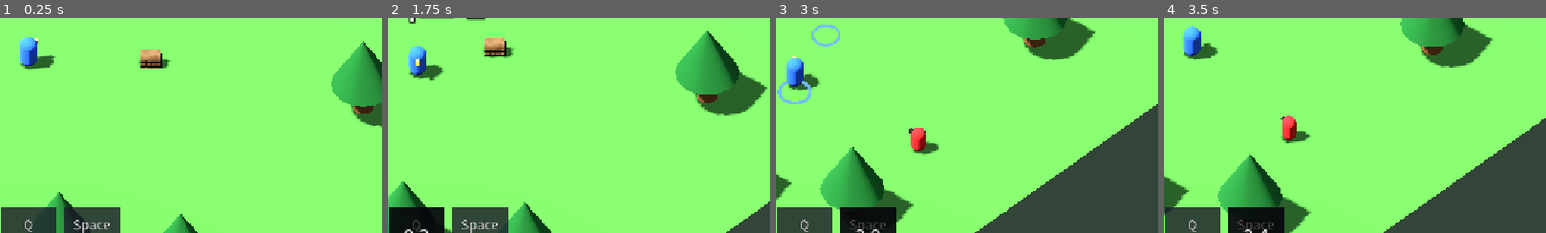
Above: before the commit, frames 1-4 (left to right).
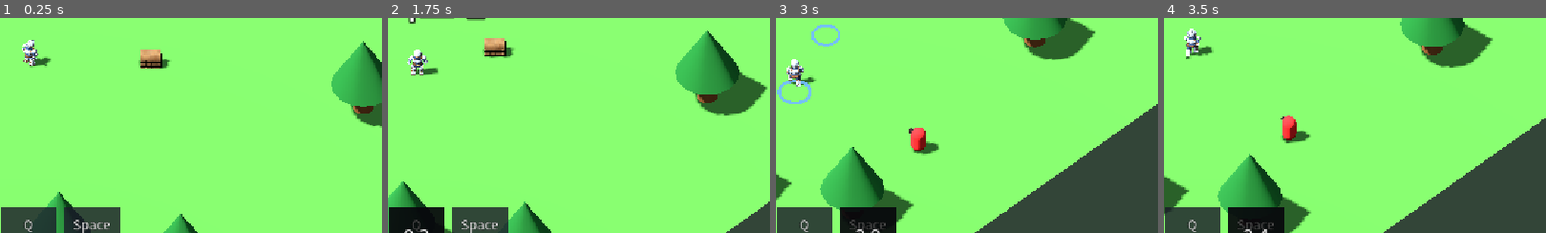
Above: after the commit, the same moments.

Repository: nugurejeil/hadesClone
Game: Godot game, scene res://scenes/Main.tscn
Same seed, same stepped clock (60 frames per second), same inputs: the game is played once before the commit and once after it.
Inputs (mouse positions are % of the whole screen's width and height, from its top left):
- Up to frame 1 (0.25 s): no input
- Up to frame 2 (1.75 s): tap Enter at 0.5 s; move the mouse to (72, 45) at 0.52 s; hold D (move_right) 0.53-1.28 s; hold Right mouse button (attack_melee) 0.53-1.28 s; move the mouse to (30, 55) at 1.27 s; hold S (move_down) from 1.28 s (still down); tap Q (cast_missile) at 1.35 s
- Up to frame 3 (3 s): move the mouse to (60, 28) at 2.02 s; release S (move_down) at 2.03 s; press the mouse at (60, 28) at 2.03 s; hold D (move_right) 2.03-2.78 s; move the mouse to (45, 70) at 2.77 s; release the mouse at (45, 70) at 2.78 s; hold W (move_up) from 2.78 s (still down); tap Space (teleport) at 2.85 s
- Up to frame 4 (3.5 s): keep holding W (move_up)
The pictures show only the part of the screen within x 46-96%, y 39-89%; the shares and areas given below are measured in that part.

The runs differ from the first frame. In frame 1, 0.8% of the frame differs, in the area x 5-15%, y 8-24%; in frame 2, 0.8%; in frame 3, 0.8%; in frame 4, 0.8%, in the area x 5-15%, y 3-20%.

Commit message:
꼬마 기사 완성: 모델, 뼈, 동작 4개
Co-Authored-By: Claude Opus 5.5 <noreply@anthropic.com>

Diff:
--- a/project.godot
+++ b/project.godot
@@ -80,8 +80,8 @@
 
 [physics]
 
+3d/physics_engine="Jolt Physics"
 common/physics_interpolation=true
-3d/physics_engine="Jolt Physics"
 jolt_physics_3d/simulation/areas_detect_static_bodies=true
 
 [rendering]
--- a/scenes/Player.tscn
+++ b/scenes/Player.tscn
@@ -1,26 +1,12 @@
-[gd_scene load_steps=8 format=3]
+[gd_scene load_steps=5 format=3]
 
 [ext_resource type="Script" path="res://scripts/Player.gd" id="1_script"]
 [ext_resource type="PackedScene" path="res://scenes/MagicMissile.tscn" id="2_missile"]
+[ext_resource type="PackedScene" uid="uid://ccq8inej7qdt" path="res://assets/characters/knight.glb" id="3_knight"]
 
 [sub_resource type="CapsuleShape3D" id="Shape"]
 radius = 0.4
 height = 1.6
-
-[sub_resource type="StandardMaterial3D" id="BodyMat"]
-albedo_color = Color(0.2, 0.42, 0.95, 1)
-
-[sub_resource type="CapsuleMesh" id="BodyMesh"]
-material = SubResource("BodyMat")
-radius = 0.4
-height = 1.6
-
-[sub_resource type="StandardMaterial3D" id="NoseMat"]
-albedo_color = Color(0.98, 0.85, 0.35, 1)
-
-[sub_resource type="BoxMesh" id="NoseMesh"]
-material = SubResource("NoseMat")
-size = Vector3(0.2, 0.2, 0.3)
 
 [node name="Player" type="CharacterBody3D" groups=["player"]]
 collision_layer = 2
@@ -35,10 +21,5 @@
 
 [node name="Visual" type="Node3D" parent="."]
 
-[node name="Body" type="MeshInstance3D" parent="Visual"]
-transform = Transform3D(1, 0, 0, 0, 1, 0, 0, 0, 1, 0, 0.8, 0)
-mesh = SubResource("BodyMesh")
-
-[node name="Nose" type="MeshInstance3D" parent="Visual"]
-transform = Transform3D(1, 0, 0, 0, 1, 0, 0, 0, 1, 0, 1.15, -0.42)
-mesh = SubResource("NoseMesh")
+[node name="Knight" parent="Visual" instance=ExtResource("3_knight")]
+transform = Transform3D(-1, 0, 0, 0, 1, 0, 0, 0, -1, 0, 0, 0)
--- /dev/null
+++ b/scenes/test/ModelPreview.gd
@@ -0,0 +1,37 @@
+extends Node3D
+## 새 캐릭터 모델 확인용 씬. 모델 크기에 맞춰 카메라를 잡고, 애니메이션이 있으면 재생한다.
+## `-- --shot=경로.png` 를 붙여 실행하면 스크린샷을 찍고 종료한다.
+
+@onready var model: Node3D = $Model
+@onready var camera: Camera3D = $Camera3D
+
+
+func _ready() -> void:
+	var aabb := _world_aabb(model)
+	print("모델 크기: ", aabb.size, "  위치: ", aabb.position)
+	var center := aabb.get_center()
+	var radius := aabb.size.length() * 0.5
+	camera.look_at_from_position(center + Vector3(0.6, 0.35, 1.0).normalized() * radius * 2.6, center)
+
+	var player := model.find_child("AnimationPlayer", true, false) as AnimationPlayer
+	if player:
+		var names := player.get_animation_list()
+		print("애니메이션: ", names)
+		if not names.is_empty():
+			player.play(names[0])
+
+	for arg in OS.get_cmdline_user_args():
+		if arg.begins_with("--shot="):
+			await get_tree().create_timer(0.5).timeout
+			get_viewport().get_texture().get_image().save_png(arg.trim_prefix("--shot="))
+			get_tree().quit()
+
+
+func _world_aabb(node: Node) -> AABB:
+	var result := AABB()
+	var first := true
+	for mesh in node.find_children("*", "MeshInstance3D", true, false):
+		var box: AABB = mesh.global_transform * mesh.get_aabb()
+		result = box if first else result.merge(box)
+		first = false
+	return result
--- /dev/null
+++ b/scenes/test/ModelPreview.tscn
@@ -0,0 +1,37 @@
+[gd_scene load_steps=6 format=3]
+
+[ext_resource type="Script" path="res://scenes/test/ModelPreview.gd" id="1_script"]
+[ext_resource type="PackedScene" uid="uid://ccq8inej7qdt" path="res://assets/characters/knight.glb" id="2_model"]
+
+[sub_resource type="StandardMaterial3D" id="GroundMaterial"]
+albedo_color = Color(0.3, 0.52, 0.22, 1)
+
+[sub_resource type="PlaneMesh" id="GroundMesh"]
+material = SubResource("GroundMaterial")
+size = Vector2(10, 10)
+
+[sub_resource type="Environment" id="Env"]
+background_mode = 1
+background_color = Color(0.55, 0.7, 0.85, 1)
+ambient_light_source = 2
+ambient_light_color = Color(0.8, 0.8, 0.85, 1)
+ambient_light_energy = 0.6
+
+[node name="ModelPreview" type="Node3D"]
+script = ExtResource("1_script")
+
+[node name="WorldEnvironment" type="WorldEnvironment" parent="."]
+environment = SubResource("Env")
+
+[node name="Sun" type="DirectionalLight3D" parent="."]
+transform = Transform3D(0.866, -0.354, 0.354, 0, 0.707, 0.707, -0.5, -0.612, 0.612, 0, 5, 0)
+shadow_enabled = true
+
+[node name="Ground" type="MeshInstance3D" parent="."]
+mesh = SubResource("GroundMesh")
+
+[node name="Model" parent="." instance=ExtResource("2_model")]
+
+[node name="Camera3D" type="Camera3D" parent="."]
+transform = Transform3D(1, 0, 0, 0, 1, 0, 0, 0, 1, 0, 1, 3)
+current = true
--- a/scripts/Chest.gd
+++ b/scripts/Chest.gd
@@ -1,5 +1,6 @@
 extends StaticBody3D
-## 보물상자. 플레이어가 Trigger 영역에 들어오면 뚜껑 여는 애니메이션을 한 번만 재생한다.
+## 보물상자. 플레이어가 Trigger 영역에 들어오면 뚜껑 여는 애니메이션을 한 번만 재생하고,
+## 뚜껑이 다 열리면 플레이어가 검을 든다.
 ## 나무처럼 "tree" 그룹에 넣어 두어, 플레이어와 적이 부딪히면 Steering이 옆으로 비켜 가게 한다.
 
 @export var open_animation := &"open"
@@ -15,7 +16,10 @@
 
 
 func _on_trigger_body_entered(body: Node3D) -> void:
-	if _opened or not body.is_in_group("player"):
+	var player := body as Player
+	if _opened or player == null:
 		return
 	_opened = true
 	_anim.play(open_animation)
+	await _anim.animation_finished
+	player.equip_sword()
--- a/scripts/Player.gd
+++ b/scripts/Player.gd
@@ -1,7 +1,8 @@
 class_name Player
 extends CharacterBody3D
-## 플레이어(마법사): 좌클릭/WASD 이동, 우클릭 근접 공격, Q 매직 미사일, Space 순간이동.
+## 플레이어(기사): 좌클릭/WASD 이동, 우클릭 근접 공격, Q 매직 미사일, Space 순간이동.
 ## 공격과 순간이동은 모두 마우스 커서가 가리키는 바닥 지점 쪽으로 나간다.
+## 움직이면 달리기(run), 공격하면 주먹질(punch) 또는 검을 든 뒤엔 칼질(sword-slash) 동작을 한다.
 
 signal died
 signal health_changed(current: int, maximum: int)
@@ -36,6 +37,15 @@
 @export var teleport_distance := 4.0
 @export var teleport_invincible_time := 0.3
 @export var teleport_cooldown := 3.0
+
+@export_group("Knight")
+## 검을 들고 있는지. 처음엔 없고, 보물상자가 열리면 equip_sword()로 든다.
+@export var has_sword := false
+## 공격 동작(punch, sword-slash)을 이 시간 안에 끝나도록 빠르게 재생한다
+@export var attack_anim_time := 0.4
+@export var run_anim_speed := 1.0
+## 멈춰 있을 때 보여 줄 달리기 동작의 시점(초). 걷기·대기 동작 없이 이 자세로 선다.
+@export var idle_pose_time := 0.1
 
 @export_group("")
 @export var projectiles: Node3D
@@ -57,13 +67,21 @@
 var _missile_left := 0.0
 var _teleport_left := 0.0
 var _dead := false
+var _moving := false
+var _attack_anim_left := 0.0
+## 지금 보여 주는 동작: &"run", &"idle", &"attack"
+var _anim_state := &""
 
 @onready var _visual: Node3D = $Visual
 @onready var _shape: CollisionShape3D = $CollisionShape3D
+@onready var _anim: AnimationPlayer = $Visual/Knight/AnimationPlayer
+@onready var _sword: Node3D = $Visual/Knight.find_child("Sword") as Node3D
 
 
 func _ready() -> void:
 	health = max_health
+	_sword.visible = has_sword
+	_update_animation()
 
 
 func _physics_process(delta: float) -> void:
@@ -72,6 +90,13 @@
 	_tick_timers(delta)
 	_handle_skills()
 	_handle_movement()
+	_update_animation()
+
+
+## 보물상자가 열리면 부른다. 이때부터 검이 보이고 근접 공격이 칼질이 된다.
+func equip_sword() -> void:
+	has_sword = true
+	_sword.visible = true
 
 
 func is_alive() -> bool:
@@ -100,6 +125,7 @@
 	_melee_left = maxf(_melee_left - delta, 0.0)
 	_missile_left = maxf(_missile_left - delta, 0.0)
 	_teleport_left = maxf(_teleport_left - delta, 0.0)
+	_attack_anim_left = maxf(_attack_anim_left - delta, 0.0)
 	if _blink_left > 0.0:
 		_blink_left -= delta
 		_visual.visible = _blink_left <= 0.0 or fmod(_blink_left, BLINK_PERIOD * 2.0) < BLINK_PERIOD
@@ -131,6 +157,7 @@
 
 	if _pause_left > 0.0:
 		velocity = Vector3.ZERO
+		_moving = false
 		return
 
 	var direction := Vector3.ZERO
@@ -150,6 +177,7 @@
 	if direction != Vector3.ZERO:
 		_face(direction)
 	Steering.move(self, direction, move_speed)
+	_moving = direction != Vector3.ZERO
 
 
 func _melee() -> void:
@@ -157,6 +185,7 @@
 	_begin_attack(aim)
 	_melee_left = melee_cooldown
 	skill_used.emit(&"melee", melee_cooldown)
+	_play_attack(&"sword-slash" if has_sword else &"punch")
 	var half_angle := deg_to_rad(melee_angle * 0.5)
 	for node in get_tree().get_nodes_in_group("enemy"):
 		var enemy := node as Enemy
@@ -178,6 +207,7 @@
 	_begin_attack(aim)
 	_missile_left = missile_cooldown
 	skill_used.emit(&"missile", missile_cooldown)
+	_play_attack(&"punch")
 	var missile := missile_scene.instantiate() as MagicMissile
 	missile.direction = aim
 	missile.damage = missile_damage
@@ -227,12 +257,33 @@
 		_click_locked = true
 
 
+func _play_attack(anim_name: StringName) -> void:
+	_anim.play(anim_name, 0.05, _anim.get_animation(anim_name).length / attack_anim_time)
+	_anim_state = &"attack"
+	_attack_anim_left = attack_anim_time
+
+
+## 공격 동작이 끝났으면, 움직이는 중엔 달리기, 멈췄으면 달리기 동작의 한 자세로 세운다.
+func _update_animation() -> void:
+	if _attack_anim_left > 0.0:
+		return
+	if _moving:
+		if _anim_state != &"run":
+			_anim_state = &"run"
+			_anim.play(&"run", 0.1, run_anim_speed)
+	elif _anim_state != &"idle":
+		_anim_state = &"idle"
+		_anim.play(&"run", 0.1, 0.0)
+		_anim.seek(idle_pose_time, true)
+
+
 func _die() -> void:
 	_dead = true
 	velocity = Vector3.ZERO
 	_visual.visible = true
-	for child in _visual.get_children():
-		(child as MeshInstance3D).material_override = Fx.solid(DEAD_COLOR)
+	_anim.pause()
+	for mesh: MeshInstance3D in _visual.find_children("*", "MeshInstance3D", true, false):
+		mesh.material_override = Fx.solid(DEAD_COLOR)
 	var tween := create_tween().set_parallel().set_process_mode(Tween.TWEEN_PROCESS_PHYSICS)
 	tween.tween_property(_visual, "rotation:z", PI * 0.5, 0.4).set_ease(Tween.EASE_IN)
 	tween.tween_property(_visual, "position:y", body_radius(), 0.4)
Binary file added: assets/characters/knight.glb
Not shown, added: assets/characters/knight.glb.import
Binary file added: assets/characters/knight_soldier_palette.png
Not shown, added: assets/characters/knight_soldier_palette.png.import
Not shown, added: scenes/test/ModelPreview.gd.uid
